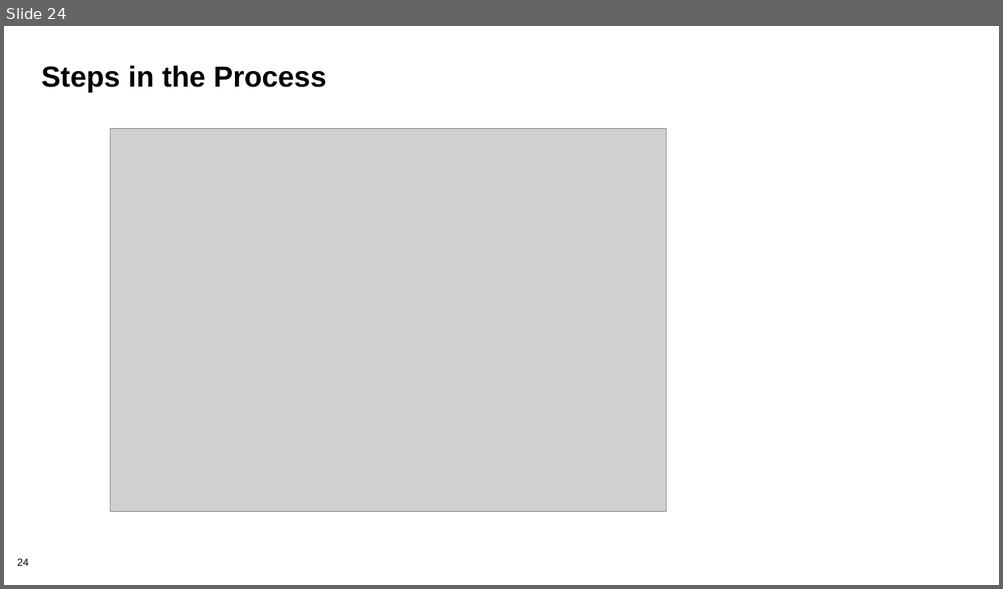
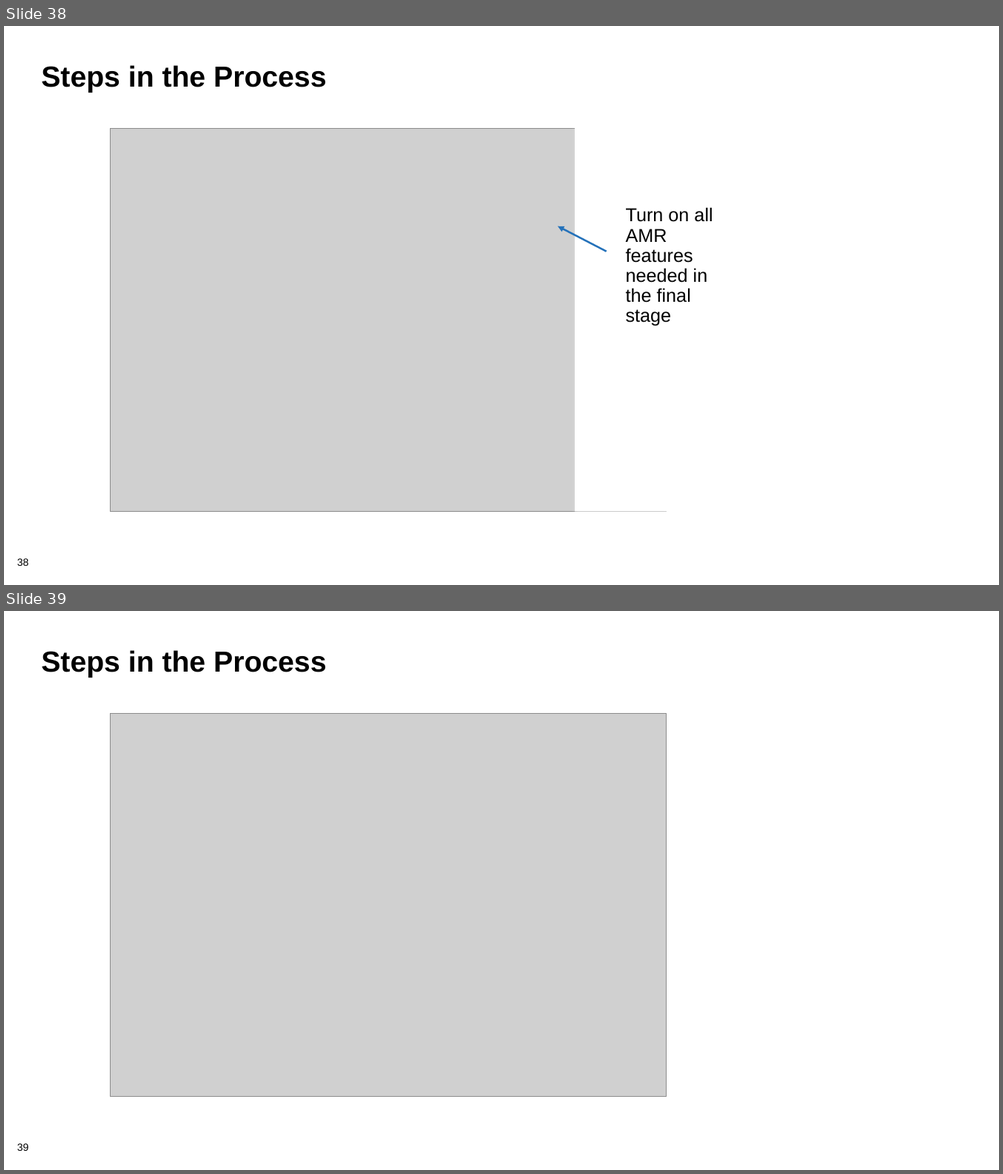
Before and after one commit to bssw-tutorial/presentations, a slide deck: refactoring.pptx. Shown one above the other, each under a label of ours: slide 24 before the commit, slides 38 and 39 after it. The pictures are 1003x589 and 1003x1174 pixels, drawn with LibreOffice and Linux fonts; fonts in the diff are those of the drawing; grey boxes stand for pictures; background and template pictures are left out. Boxes give left, top, right and bottom in pixels: in the first picture for what was removed or moved away, otherwise in the second. Text is boxed around its words. In the diff, an @@ line names an element or a change of style, - is before the commit and + after.

```diff
--- a/refactoring.pptx
+++ b/refactoring.pptx
@@ slide 38 added at (4, 26, 999, 585), background #FFFFFF; not listed: 1 template element that a slide beside it also shows @@
@@ title added at (41, 65, 326, 93), 28 pt, text #000000, bold @@
+Steps in the Process
@@ rectangle added at (575, 113, 720, 511), fill #FFFFFF @@
@@ picture added at (110, 129, 666, 512) @@
@@ text added at (626, 207, 712, 326), 18 pt, text #000000 @@
+Turn on all AMR features needed in the final stage
@@ arrow added from (606, 251) to (558, 227), #2673BA 1.75 pt @@
@@ what was slide 24 is now slide 39 @@
@@ page number at (17, 1144, 29, 1151): text changed @@
-24
+39
```
Also in this commit, not shown: 8 slides changed, 14 other slides added.
